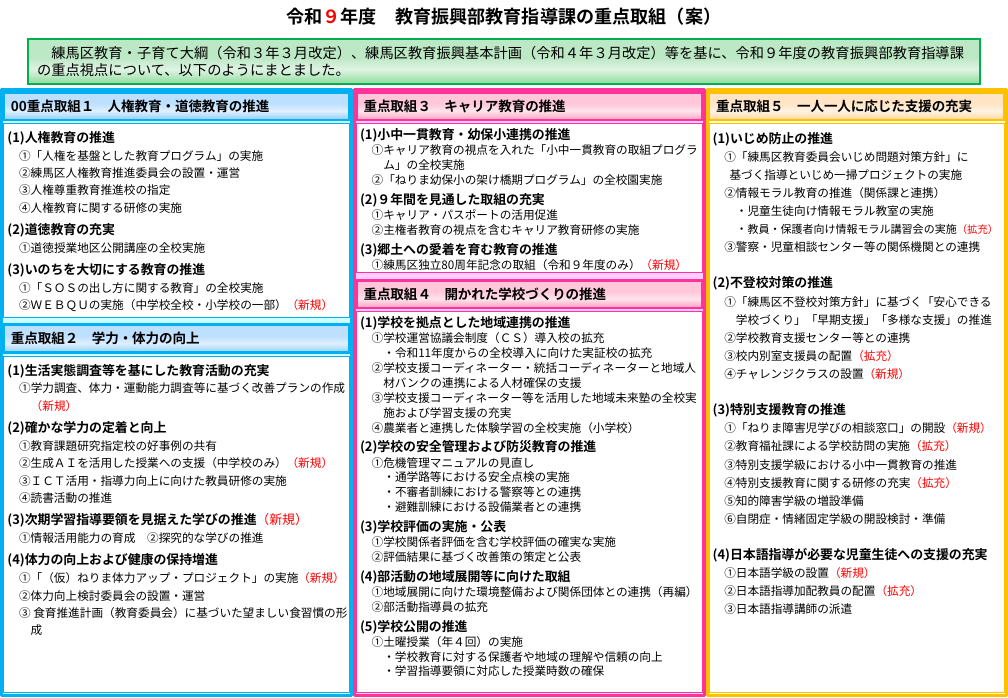
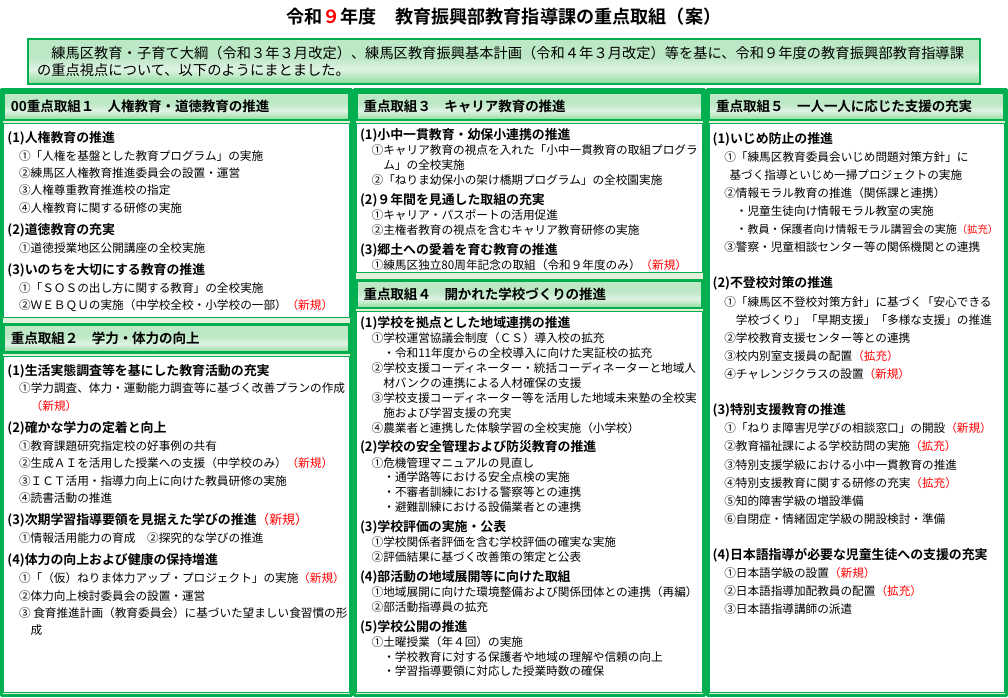
Before and after one commit to contynet730-star/con30, a slide deck: slide 1 of 教育指導課重点施策/令和９年度教育指導課の重点取組（案）_レイアウト調整版.pptx. Drawn at 1008x698 pixels with LibreOffice and Linux fonts; fonts in the diff are those of the drawing. Boxes give left, top, right and bottom in pixels: in the first picture for what was removed or moved away, otherwise in the second. Text is boxed around its words. In the diff, an @@ line names an element or a change of style, - is before the commit and + after.

```diff
--- a/教育指導課重点施策/令和９年度教育指導課の重点取組（案）_レイアウト調整版.pptx
+++ b/教育指導課重点施策/令和９年度教育指導課の重点取組（案）_レイアウト調整版.pptx
@@ rectangle at <box>2,89,352,695</box>: fill #CCFFFF to #E2F0D9; outline #00B0F0 2.25 pt to #00B050 2.25 pt @@
@@ rectangle at <box>355,89,705,695</box>: fill #FFCCFF to #E2F0D9; outline #FF3399 2.25 pt to #00B050 2.25 pt @@
@@ rectangle at <box>707,89,1006,695</box>: fill #FFFFCC to #E2F0D9; outline #FFC000 2.25 pt to #00B050 2.25 pt @@
@@ rectangle "00重点取組１ 人権教育・道徳教育の推進" at <box>4,92,350,120</box>: fill gradient #96D0FF to #E0EFFF to #BFE1FF to gradient #91DEA0 to #DFF3E3 to #BDE8C5; outline #00B0F0 2.25 pt to #00B050 2.25 pt @@
@@ rectangle "重点取組３ キャリア教育の推進" at <box>356,92,703,120</box>: fill gradient #FFA3C4 to #FFE4EC to #FFC7D9 to gradient #91DEA0 to #DFF3E3 to #BDE8C5; outline #FF3399 2.25 pt to #00B050 2.25 pt @@
@@ rectangle "重点取組５ 一人一人に応じた支援の充実" at <box>709,92,1004,120</box>: fill gradient #FFD8A0 to #FFF2E3 to #FFE6C5 to gradient #91DEA0 to #DFF3E3 to #BDE8C5; outline #FFC000 2.25 pt to #00B050 2.25 pt @@
@@ rectangle "(1)人権教育の推進" at <box>4,124,350,317</box>: outline #00B0F0 1 pt to #00B050 1 pt @@
@@ rectangle "(1)小中一貫教育・幼保小連携の推進" at <box>356,124,703,273</box>: outline #FF3399 1 pt to #00B050 1 pt @@
@@ rectangle "(1)いじめ防止の推進" at <box>709,124,1004,692</box>: outline #FFC000 1 pt to #00B050 1 pt @@
@@ rectangle "重点取組４ 開かれた学校づくりの推進" at <box>356,280,703,308</box>: fill gradient #FFA3C4 to #FFE4EC to #FFC7D9 to gradient #91DEA0 to #DFF3E3 to #BDE8C5; outline #FF3399 2.25 pt to #00B050 2.25 pt @@
@@ rectangle "重点取組２ 学力・体力の向上" at <box>4,325,350,353</box>: fill gradient #96D0FF to #E0EFFF to #BFE1FF to gradient #91DEA0 to #DFF3E3 to #BDE8C5; outline #00B0F0 2.25 pt to #00B050 2.25 pt @@
@@ rectangle "(1)学校を拠点とした地域連携の推進" at <box>356,312,703,692</box>: outline #FF3399 1 pt to #00B050 1 pt @@
@@ rectangle "(1)生活実態調査等を基にした教育活動の充実" at <box>4,356,350,692</box>: outline #00B0F0 1 pt to #00B050 1 pt @@
```
